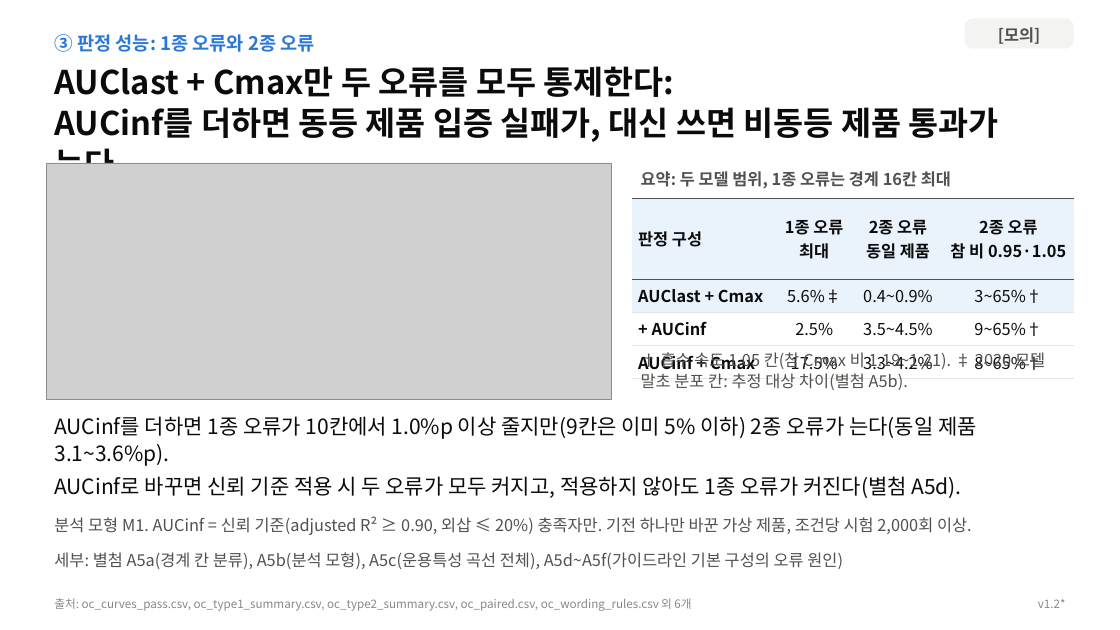
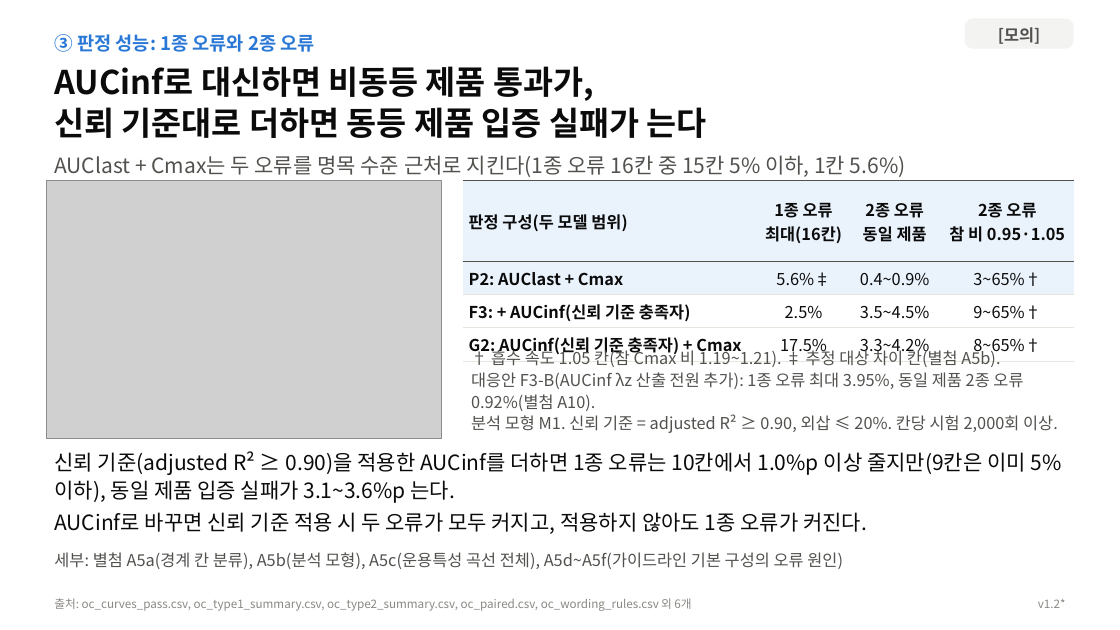
Before and after one commit to DHKQSP/dupilumab-sim, a slide deck: slide 7 of reports/deck/dupilumab_AUCinf_core_deck_v1.2.pptx. Drawn at 1120x630 pixels with LibreOffice and Linux fonts; fonts in the diff are those of the drawing; grey boxes stand for pictures. Boxes give left, top, right and bottom in pixels: in the first picture for what was removed or moved away, otherwise in the second. Text is boxed around its words. In the diff, an @@ line names an element or a change of style, - is before the commit and + after.

```diff
--- a/reports/deck/dupilumab_AUCinf_core_deck_v1.2.pptx
+++ b/reports/deck/dupilumab_AUCinf_core_deck_v1.2.pptx
@@ text at box(54, 66, 706, 138): text changed @@
-AUClast + Cmax만 두 오류를 모두 통제한다:
-AUCinf를 더하면 동등 제품 입증 실패가, 대신 쓰면 비동등 제품 통과가 는다
+AUCinf로 대신하면 비동등 제품 통과가,
+신뢰 기준대로 더하면 동등 제품 입증 실패가 는다
@@ text added at box(54, 155, 906, 177), 18 pt, text #52514E @@
+AUClast + Cmax는 두 오류를 명목 수준 근처로 지킨다(1종 오류 16칸 중 15칸 5% 이하, 1칸 5.6%)
@@ text removed at box(641, 171, 951, 188) @@
-요약: 두 모델 범위, 1종 오류는 경계 16칸 최대
@@ picture: place and size @@
-picture at box(46, 163, 612, 400)
+picture at box(46, 181, 442, 439)
@@ table at box(463, 181, 1074, 361) @@
-row 1, column 1: 판정 구성
+row 1, column 1: 판정 구성(두 모델 범위)
-row 1, column 2: 1종 오류 최대
+row 1, column 2: 1종 오류 최대(16칸)
-row 2, column 1: AUClast + Cmax
+row 2, column 1: P2: AUClast + Cmax
-row 3, column 1: + AUCinf
+row 3, column 1: F3: + AUCinf(신뢰 기준 충족자)
-row 4, column 1: AUCinf + Cmax
+row 4, column 1: G2: AUCinf(신뢰 기준 충족자) + Cmax
@@ table: place and size @@
-table at box(633, 198, 1074, 378)
+table at box(463, 181, 1074, 361)
@@ text at box(471, 348, 1058, 433): text changed @@
-† 흡수 속도 1.05 칸(참 Cmax 비 1.19~1.21). ‡ 2020 모델 말초 분포 칸: 추정 대상 차이(별첨 A5b).
+† 흡수 속도 1.05 칸(참 Cmax 비 1.19~1.21). ‡ 추정 대상 차이 칸(별첨 A5b).
+대응안 F3-B(AUCinf λz 산출 전원 추가): 1종 오류 최대 3.95%, 동일 제품 2종 오류 0.92%(별첨 A10).
+분석 모형 M1. 신뢰 기준 = adjusted R² ≥ 0.90, 외삽 ≤ 20%. 칸당 시험 2,000회 이상.
@@ text at box(54, 451, 1061, 534): text changed @@
-AUCinf를 더하면 1종 오류가 10칸에서 1.0%p 이상 줄지만(9칸은 이미 5% 이하) 2종 오류가 는다(동일 제품 3.1~3.6%p).
-AUCinf로 바꾸면 신뢰 기준 적용 시 두 오류가 모두 커지고, 적용하지 않아도 1종 오류가 커진다(별첨 A5d).
+신뢰 기준(adjusted R² ≥ 0.90)을 적용한 AUCinf를 더하면 1종 오류는 10칸에서 1.0%p 이상 줄지만(9칸은 이미 5% 이하), 동일 제품 입증 실패가 3.1~3.6%p 는다.
+AUCinf로 바꾸면 신뢰 기준 적용 시 두 오류가 모두 커지고, 적용하지 않아도 1종 오류가 커진다.
@@ text removed at box(54, 516, 972, 535) @@
-분석 모형 M1. AUCinf = 신뢰 기준(adjusted R² ≥ 0.90, 외삽 ≤ 20%) 충족자만. 기전 하나만 바꾼 가상 제품, 조건당 시험 2,000회 이상.
```
Also in this commit, not shown: 3 other slides changed, 18 other files.
